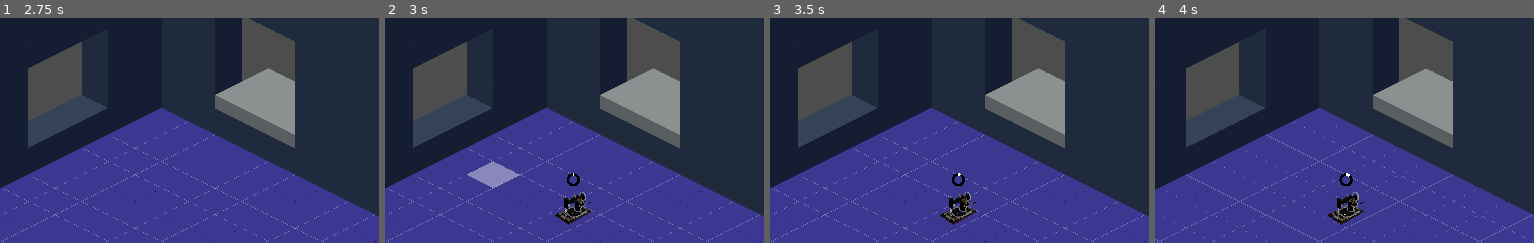
Above: before the commit, frames 1-4 (left to right).
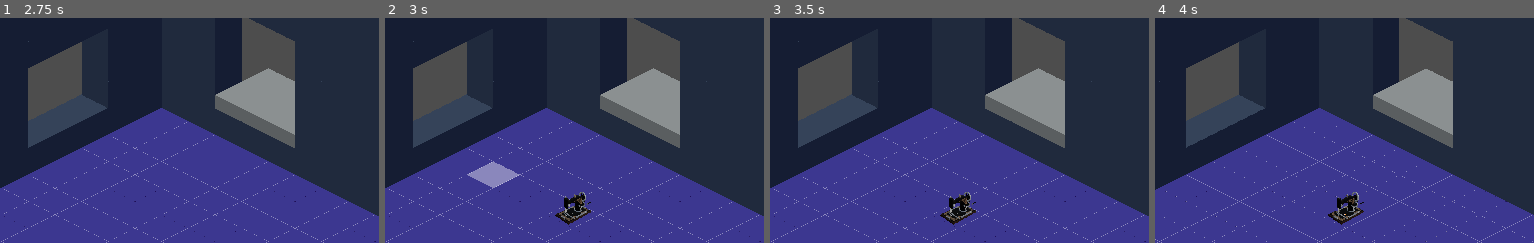
Above: after the commit, the same moments.

Repository: kaelynfmp/HearthLight
Game: Godot game, scene res://scenes/room.tscn
The game is run twice, just before and just after one commit, with the same random seed, the same clock (stepped at 60 frames per second) and the same inputs.
Inputs (mouse positions are % of the whole screen's width and height, from its top left):
- Up to frame 1 (2.75 s): tap Enter (ui_accept) at 0.5, 1.25, 2, 2.3 s; drag from (10, 2) to (63, 28) at 0.52 s; drag from (32, 55) to (47, 70) at 1.27 s; move the mouse to (63, 28) at 2.02 s; hold D (move_right) from 2.03 s (still down); tap 1 (toggle_placing_mode) at 2.1 s; click (63, 28) at 2.17 s
- Up to frame 2 (3 s): release D (move_right) at 2.75 s; tap Enter (ui_accept) at 2.75 s; drag from (47, 70) to (21, 35) at 2.77 s
- Up to frame 3 (3.5 s): no input
- Up to frame 4 (4 s): tap Enter (ui_accept) at 3.5, 3.77, 3.8 s; move the mouse to (84, 65) at 3.52 s; hold A (move_left) from 3.53 s (still down); hold Shift (modifier) from 3.53 s (still down); click (84, 65) at 3.67 s
The pictures show only the part of the screen within x 24-74%, y 24-74%; the shares and areas given below are measured in that part.

Frame 1 is identical in both runs. In frame 2, 0.1% of the frame differs, in the area x 48-52%, y 68-75%; in frame 3, 0.1%; in frame 4, 0.1%, in the area x 48-53%, y 68-75%.

Commit message:
Added mouse hold event that only activate when player nearby

Diff:
--- a/scenes/gadgets/gadget.tscn
+++ b/scenes/gadgets/gadget.tscn
@@ -12,6 +12,7 @@
 
 [node name="Gadget" type="StaticBody2D"]
 y_sort_enabled = true
+input_pickable = true
 script = ExtResource("1_3434e")
 output_inventory = SubResource("Resource_7bxlh")
 
@@ -38,3 +39,7 @@
 fill_mode = 4
 texture_under = ExtResource("2_sd4ea")
 texture_progress = ExtResource("3_cumj0")
+
+[connection signal="input_event" from="." to="." method="_on_input_event"]
+[connection signal="mouse_entered" from="." to="." method="_on_mouse_entered"]
+[connection signal="mouse_exited" from="." to="." method="_on_mouse_exited"]
--- /dev/null
+++ b/scenes/inventory/gadget_inventory.tscn
@@ -0,0 +1,31 @@
+[gd_scene load_steps=3 format=3 uid="uid://c5duv1bmvg74c"]
+
+[ext_resource type="Script" path="res://scripts/gui/inventory/inventory.gd" id="1_jd4cj"]
+[ext_resource type="Script" path="res://scripts/gui/inventory/slot.gd" id="2_qfple"]
+
+[node name="GadgetInventory" type="Control"]
+layout_mode = 3
+anchors_preset = 15
+anchor_right = 1.0
+anchor_bottom = 1.0
+grow_horizontal = 2
+grow_vertical = 2
+script = ExtResource("1_jd4cj")
+
+[node name="Background" type="NinePatchRect" parent="."]
+layout_mode = 0
+offset_right = 40.0
+offset_bottom = 40.0
+
+[node name="Slots" type="GridContainer" parent="Background"]
+layout_mode = 0
+offset_right = 40.0
+offset_bottom = 40.0
+
+[node name="Slot" type="Control" parent="Background/Slots"]
+layout_mode = 2
+script = ExtResource("2_qfple")
+
+[node name="Slot2" type="Control" parent="Background/Slots"]
+layout_mode = 2
+script = ExtResource("2_qfple")
--- a/scripts/objects/gadget.gd
+++ b/scripts/objects/gadget.gd
@@ -4,20 +4,31 @@
 
 @export var output_inventory: Inventory
 
+@export var is_holding: bool = false
+
 var character: Node2D
+
+var base_layer: Node2D
 
 # Called when the node enters the scene tree for the first time.
 func _ready() -> void:
 	character = get_parent().get_parent().get_parent().find_child("Character")
+	base_layer = get_parent()
 	$Sprite2D.texture = gadget_stats.texture
 	$Timer.wait_time = gadget_stats.process_time
+	$Timer.timeout.connect(add_item_to_inventory)
+	$TextureProgressBar.visible = false
+	$TextureProgressBar.value = 0
 	$Timer.start()
-	$Timer.timeout.connect(add_item_to_inventory)
-	$TextureProgressBar.visible = true
 
 
 # Called every frame. 'delta' is the elapsed time since the previous frame.
 func _process(delta: float) -> void:
+	if is_holding:
+		$Timer.paused = false
+	else:
+		$Timer.paused = true
+
 	$TextureProgressBar.value = 100 - ($Timer.time_left / $Timer.wait_time) * 100
 
 func add_item_to_inventory() -> void:
@@ -27,3 +38,23 @@
 ## 'Collects' a given item, placing it into the inventory on the nearest open slot
 func collect(item: Item):
 	character.inventory.insert(item)
+
+# Temporary highlight
+func _on_mouse_entered() -> void:
+	$TextureProgressBar.visible = true
+	$Sprite2D.self_modulate = Color(1.0, 1.0, 1.0, 0.5)
+
+func _on_mouse_exited() -> void:
+	$TextureProgressBar.visible = false
+	$Sprite2D.self_modulate = Color(1.0, 1.0, 1.0, 1.0) # Replace with function body.
+
+func detect_nearby() -> bool:
+	var character_cell_position: Vector2 = base_layer.local_to_map(character.global_position)
+	var gadget_cell_position: Vector2 = base_layer.local_to_map(global_position)
+	return character_cell_position.distance_squared_to(gadget_cell_position) <= 2.0
+
+func _on_input_event(viewport: Node, event: InputEvent, shape_idx: int) -> void:
+	if detect_nearby() and event is InputEventMouseButton and event.button_index == MOUSE_BUTTON_LEFT and event.pressed: # Replace with function body.
+		is_holding = true
+	elif event is InputEventMouseButton and event.button_index == MOUSE_BUTTON_LEFT and not event.is_pressed():
+		is_holding = false
